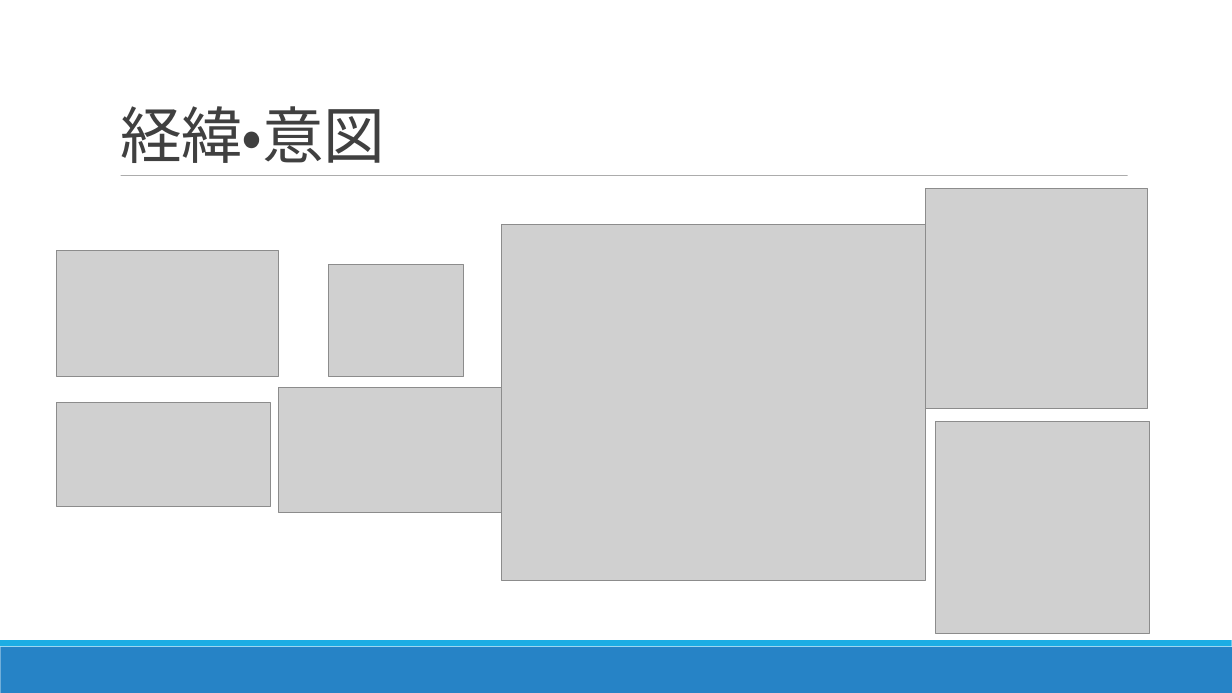
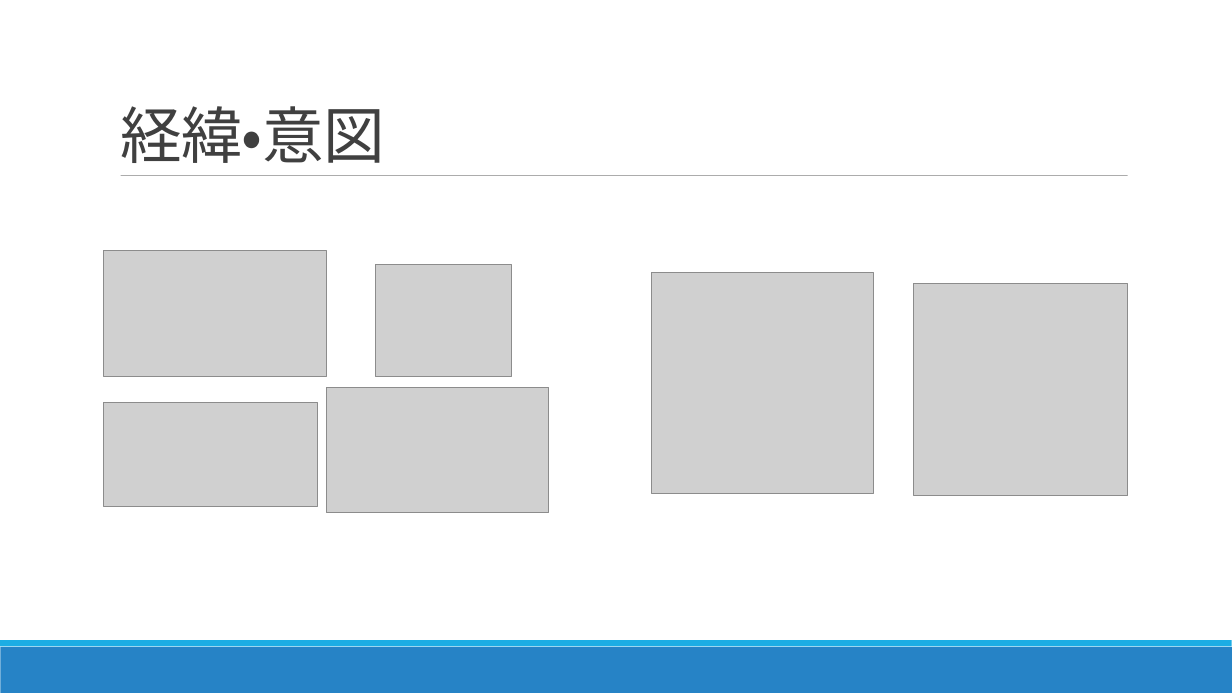
Before and after one commit to exitanz/graph, a slide deck: slide 4 of ゼミ用/99その他/卒研発表用/卒業研究発表資料 パワポ.odp. Drawn at 1232x693 pixels with LibreOffice and Linux fonts; fonts in the diff are those of the drawing; grey boxes stand for pictures. Boxes give left, top, right and bottom in pixels: in the first picture for what was removed or moved away, otherwise in the second. Text is boxed around its words. In the diff, an @@ line names an element or a change of style, - is before the commit and + after.

```diff
--- a/ゼミ用/99その他/卒研発表用/卒業研究発表資料 パワポ.odp
+++ b/ゼミ用/99その他/卒研発表用/卒業研究発表資料 パワポ.odp
@@ picture removed at (x1=926, y1=189, x2=1148, y2=409) @@
@@ picture moved from (x1=56, y1=251, x2=279, y2=377) to (x1=104, y1=251, x2=326, y2=377) @@
@@ picture moved from (x1=328, y1=264, x2=464, y2=376) to (x1=375, y1=264, x2=511, y2=376) @@
@@ picture resized from (x1=936, y1=421, x2=1150, y2=634) to (x1=652, y1=273, x2=873, y2=493) @@
@@ picture resized from (x1=502, y1=225, x2=926, y2=580) to (x1=914, y1=284, x2=1128, y2=496) @@
@@ picture moved from (x1=279, y1=387, x2=502, y2=513) to (x1=326, y1=387, x2=549, y2=513) @@
@@ picture moved from (x1=56, y1=402, x2=271, y2=506) to (x1=104, y1=402, x2=318, y2=506) @@
```
Also in this commit, not shown: 1 slide added, 2 other files.
